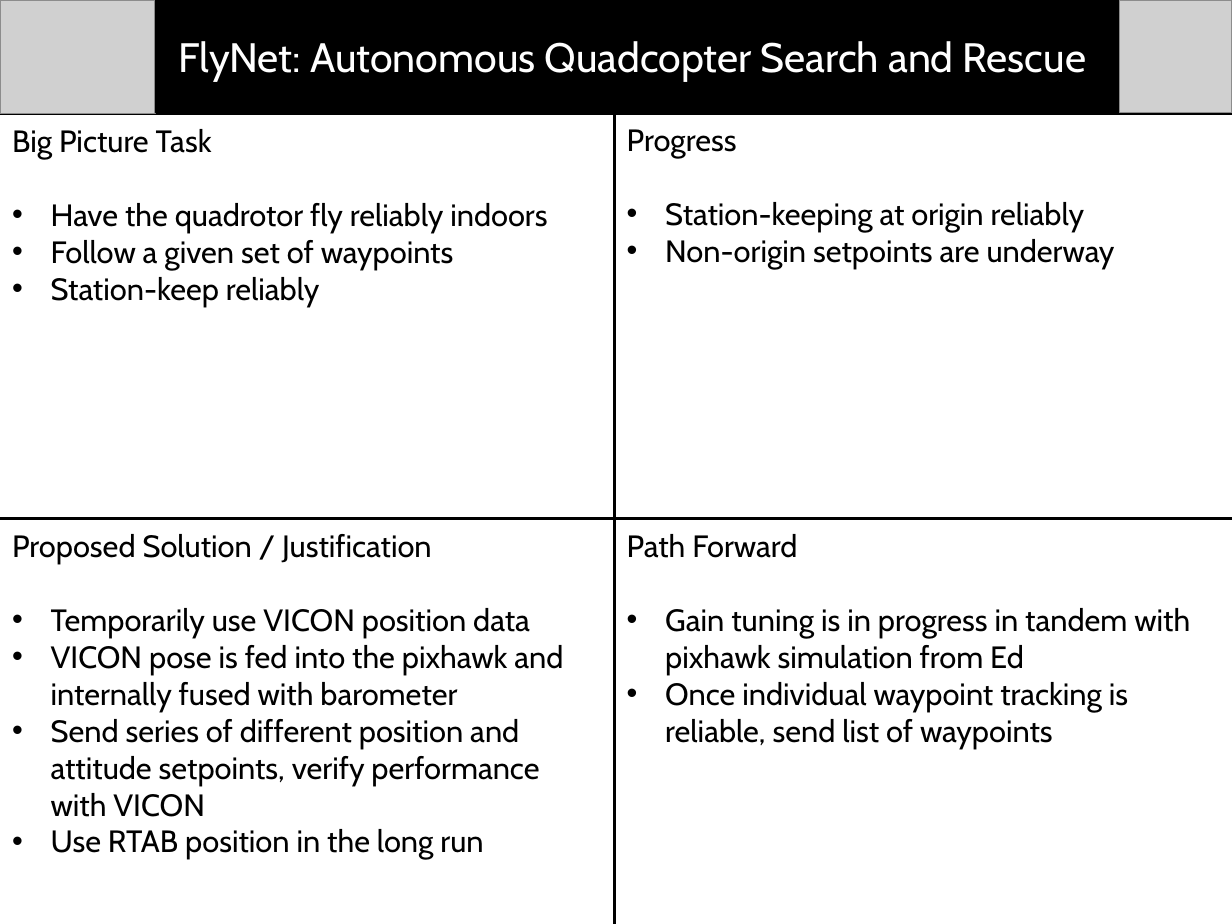
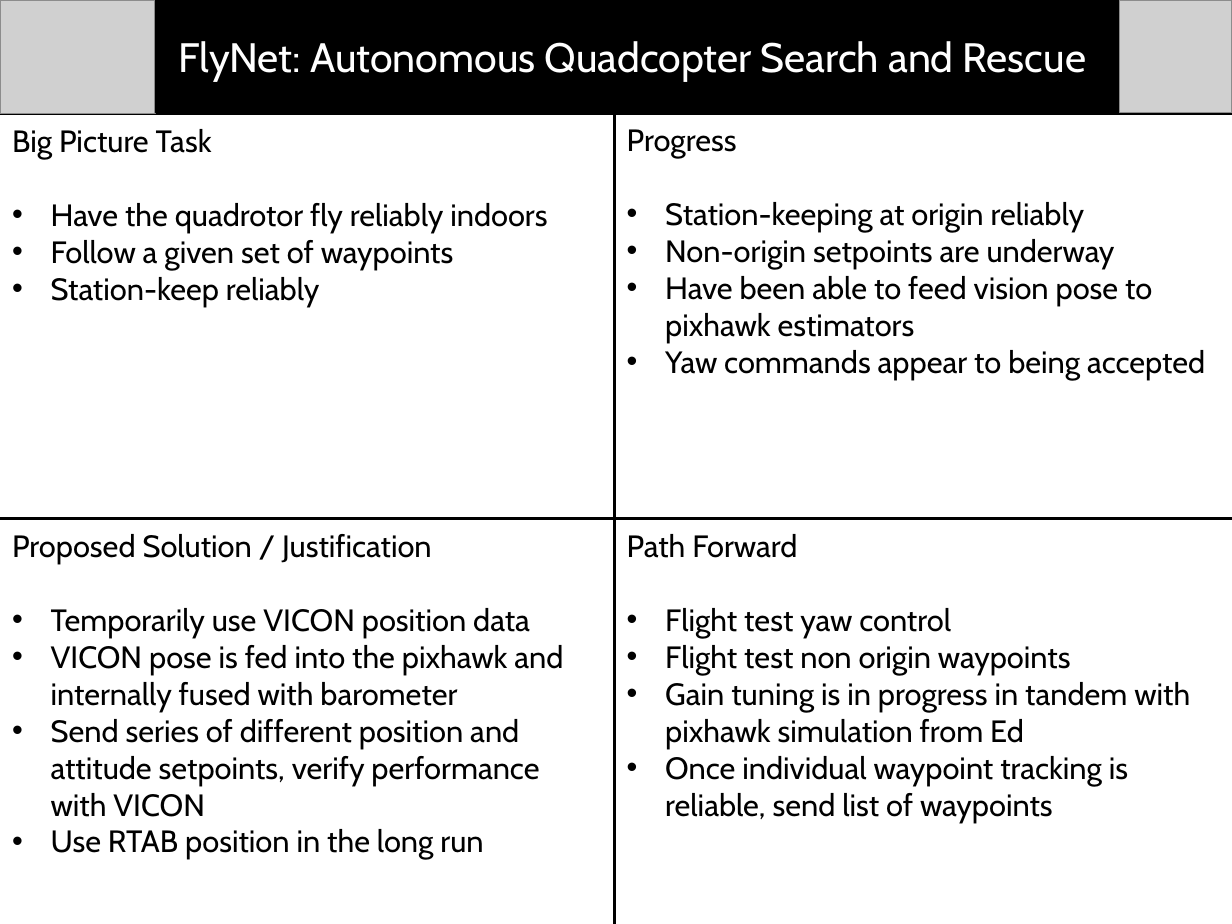
Before and after one commit to dtbinh/FlyNet, a slide deck: slide 1 of Administration/quadchart_drew_austin_11_18.pptx. Drawn at 1232x924 pixels with LibreOffice and Linux fonts; fonts in the diff are those of the drawing; grey boxes stand for pictures. Boxes give left, top, right and bottom in pixels: in the first picture for what was removed or moved away, otherwise in the second. Text is boxed around its words. In the diff, an @@ line names an element or a change of style, - is before the commit and + after.

```diff
--- a/Administration/quadchart_drew_austin_11_18.pptx
+++ b/Administration/quadchart_drew_austin_11_18.pptx
@@ text at [665, 276, 1205, 379]: paragraphs added @@
+• Have been able to feed vision pose to pixhawk estimators
+• Yaw commands appear to being accepted
@@ text at [665, 608, 1071, 674]: paragraphs added @@
+• Flight test yaw control
+• Flight test non origin waypoints
```
Also in this commit, not shown: 4 other files.
